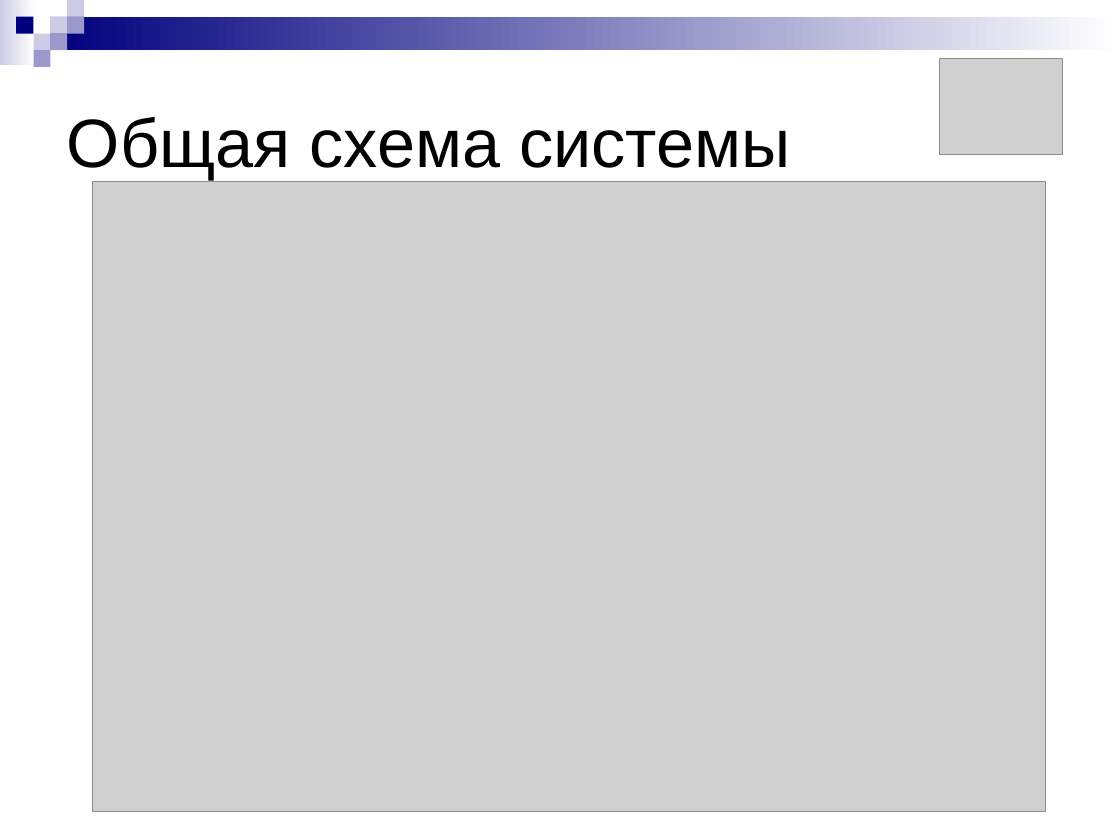
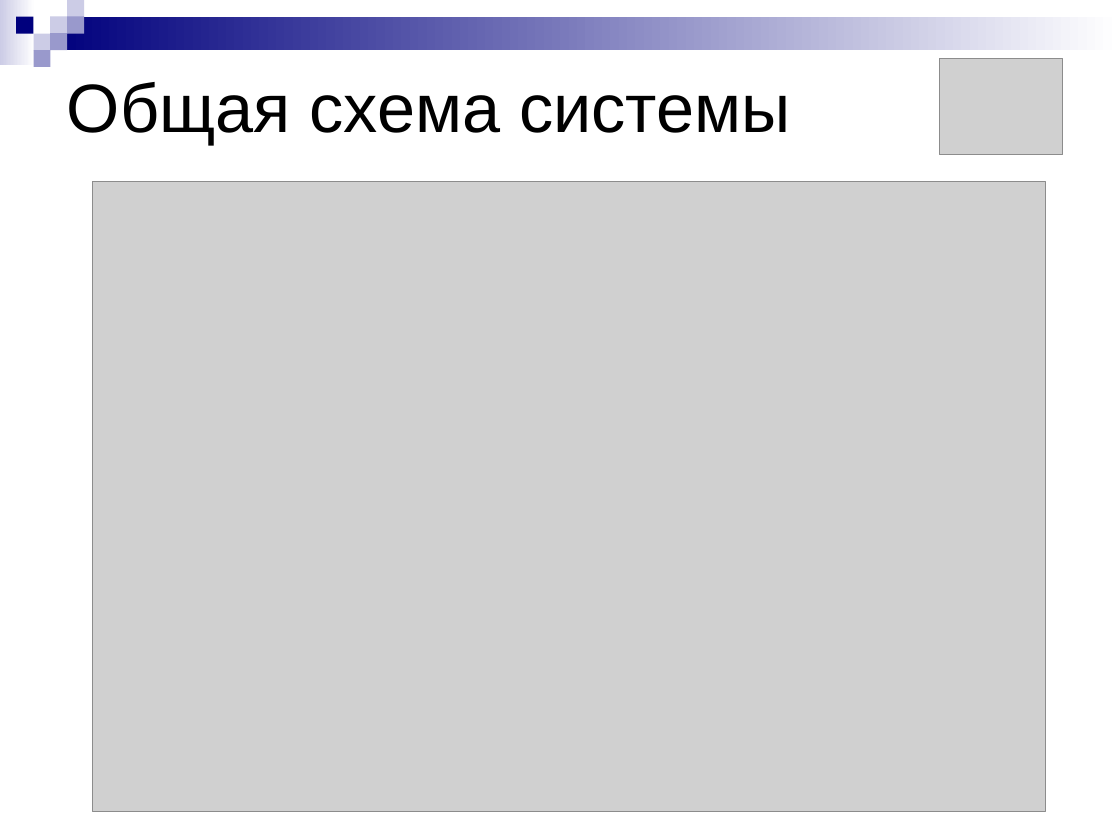
Before and after one commit to aricent123/cadbis, a slide deck: slide 4 of CADBiS_docs/DRypa/presentation.ppt. Drawn at 1120x840 pixels with LibreOffice and Linux fonts; fonts in the diff are those of the drawing; grey boxes stand for pictures. Boxes give left, top, right and bottom in pixels: in the first picture for what was removed or moved away, otherwise in the second. Text is boxed around its words. In the diff, an @@ line names an element or a change of style, - is before the commit and + after.

```diff
--- a/CADBiS_docs/DRypa/presentation.ppt
+++ b/CADBiS_docs/DRypa/presentation.ppt
@@ title "Общая схема системы": place and size @@
-title "Общая схема системы" at (67, 117, 790, 179)
+title "Общая схема системы" at (67, 82, 790, 145)
```
Also in this commit, not shown: 2 other slides changed.
